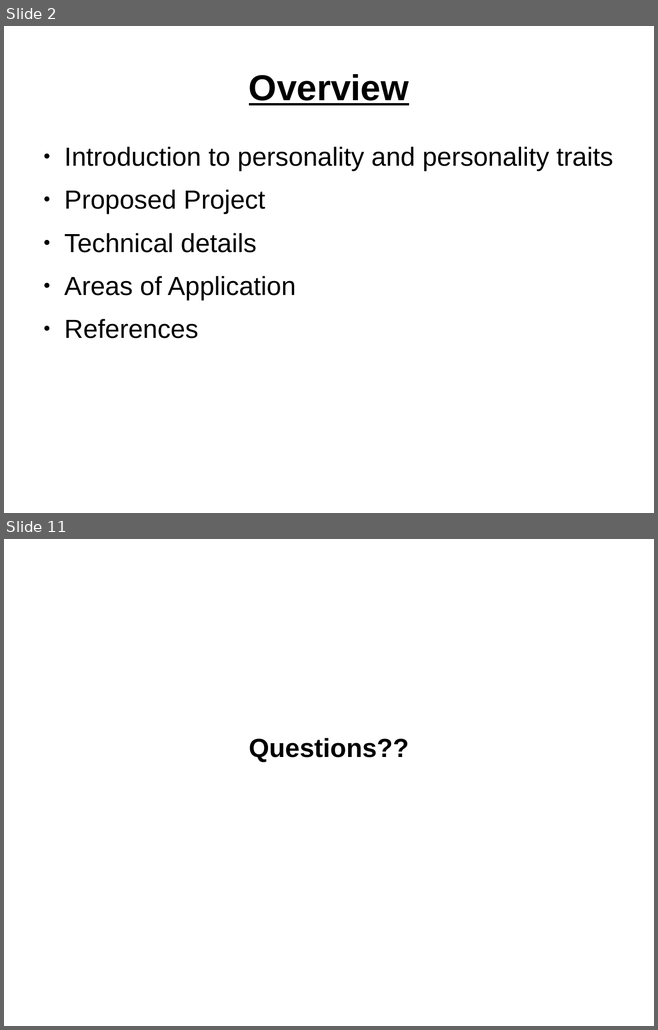
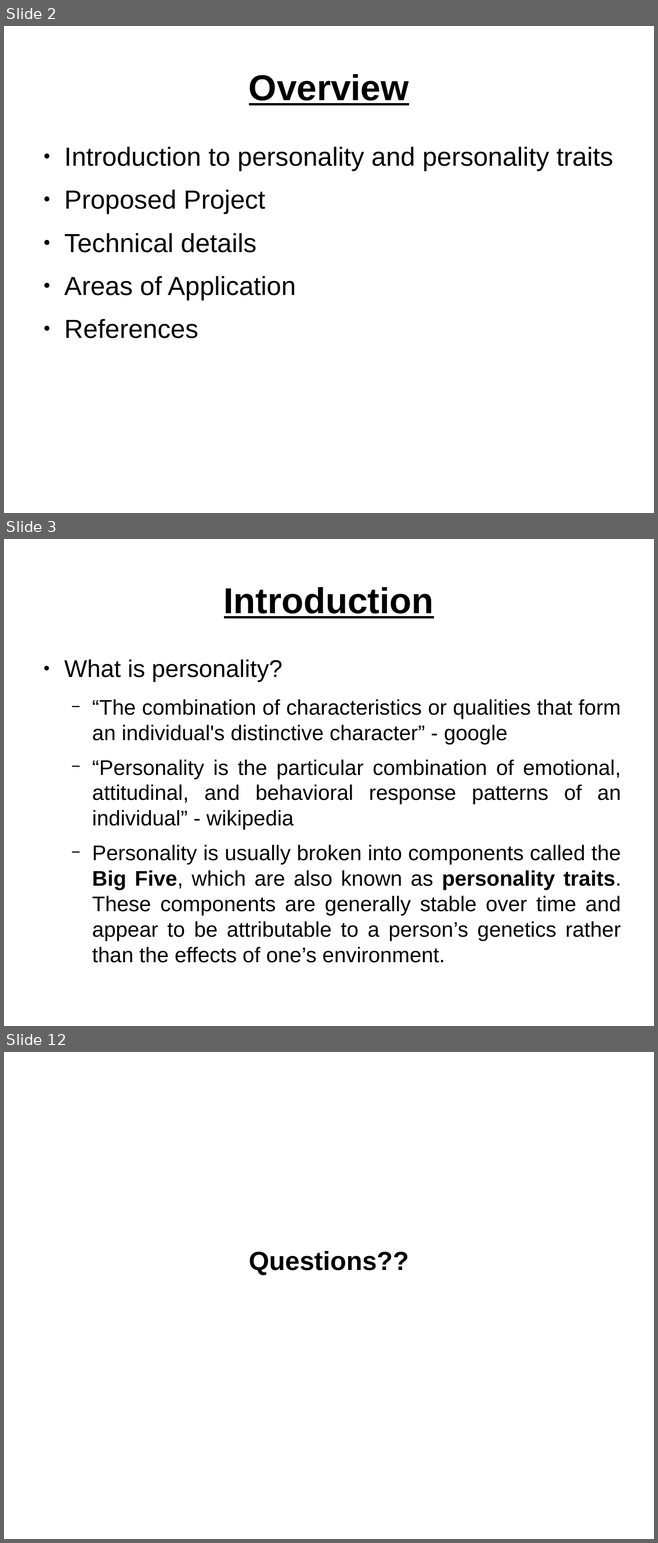
Before and after one commit to niyasc/Personality-Prediction-using-facebook-profile, a slide deck: Presentations/first.odp. Shown one above the other, each under a label of ours: slides 2 and 11 before the commit, slides 2, 3 and 12 after it; the slides between them are not shown. The pictures are 658x1030 and 658x1543 pixels, drawn with LibreOffice and Linux fonts; fonts in the diff are those of the drawing. Boxes give left, top, right and bottom in pixels: in the first picture for what was removed or moved away, otherwise in the second. Text is boxed around its words. In the diff, an @@ line names an element or a change of style, - is before the commit and + after.

```diff
--- a/Presentations/first.odp
+++ b/Presentations/first.odp
@@ slide 3 added at bbox=[4, 539, 654, 1026], background #FFFFFF @@
@@ title added at bbox=[224, 587, 434, 618], 44 pt, text #000000, bold, underline @@
+Introduction
@@ text added at bbox=[64, 659, 621, 941], 25.9 pt, text #000000 @@
+● What is personality?
+  − “The combination of characteristics or qualities that form an individual's distinctive character” - google
+  − “Personality is the particular combination of emotional, attitudinal, and behavioral response patterns of an individual” - wikipedia
+  − Personality is usually broken into components called the Big Five, which are also known as personality traits. These components are generally stable over time and appear to be attributable to a person’s genetics rather than the effects of one’s environment.
@@ what was slide 11 is now slide 12 @@
```
Also in this commit, not shown: 7 slides changed, 1 other slide added, 1 slide removed, 11 other files.
